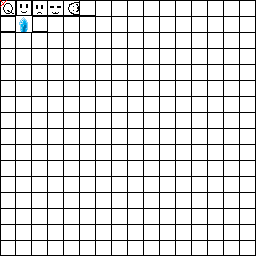
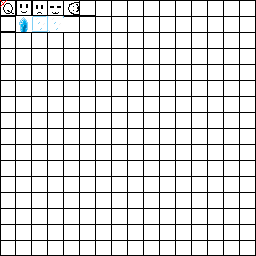
Layered file, before and after one edit (256x256). Changes by layer:
renamed "图层 20" to "图层 21", painted on it over [32, 16, 64, 32]
